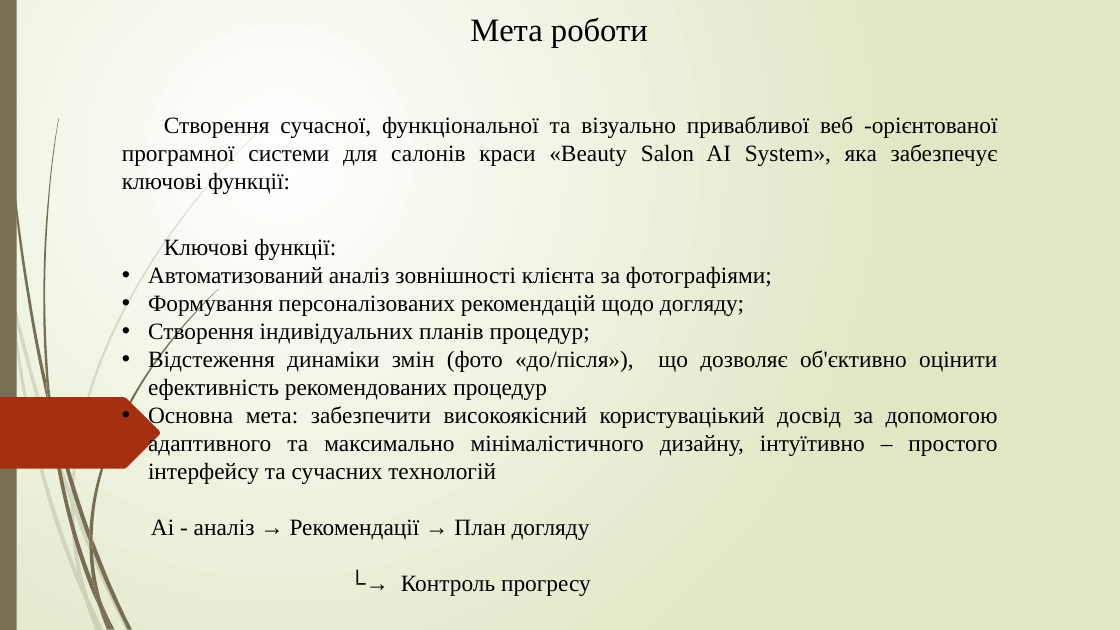
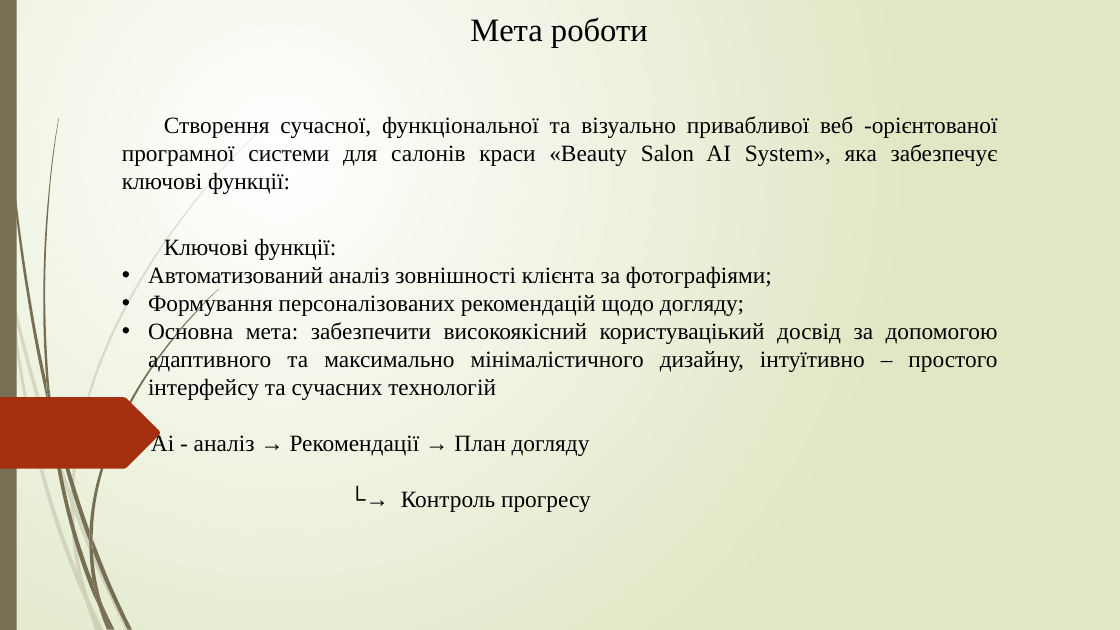
Before and after one commit to NureSheikoAndrii/2026_kkp-project, a slide deck: slide 2 of 2026_Б_ПІ_ПЗПІ-23-7_Шейко_А_О.pptx. Drawn at 1120x630 pixels with LibreOffice and Linux fonts; fonts in the diff are those of the drawing. Boxes give left, top, right and bottom in pixels: in the first picture for what was removed or moved away, otherwise in the second. Text is boxed around its words. In the diff, an @@ line names an element or a change of style, - is before the commit and + after.

```diff
--- a/2026_Б_ПІ_ПЗПІ-23-7_Шейко_А_О.pptx
+++ b/2026_Б_ПІ_ПЗПІ-23-7_Шейко_А_О.pptx
@@ text at box(148, 321, 997, 400): paragraphs removed @@
-• Створення індивідуальних планів процедур;
-• Відстеження динаміки змін (фото «до/після»), що дозволяє об'єктивно оцінити ефективність рекомендованих процедур
```
Also in this commit, not shown: 3 other slides changed.
